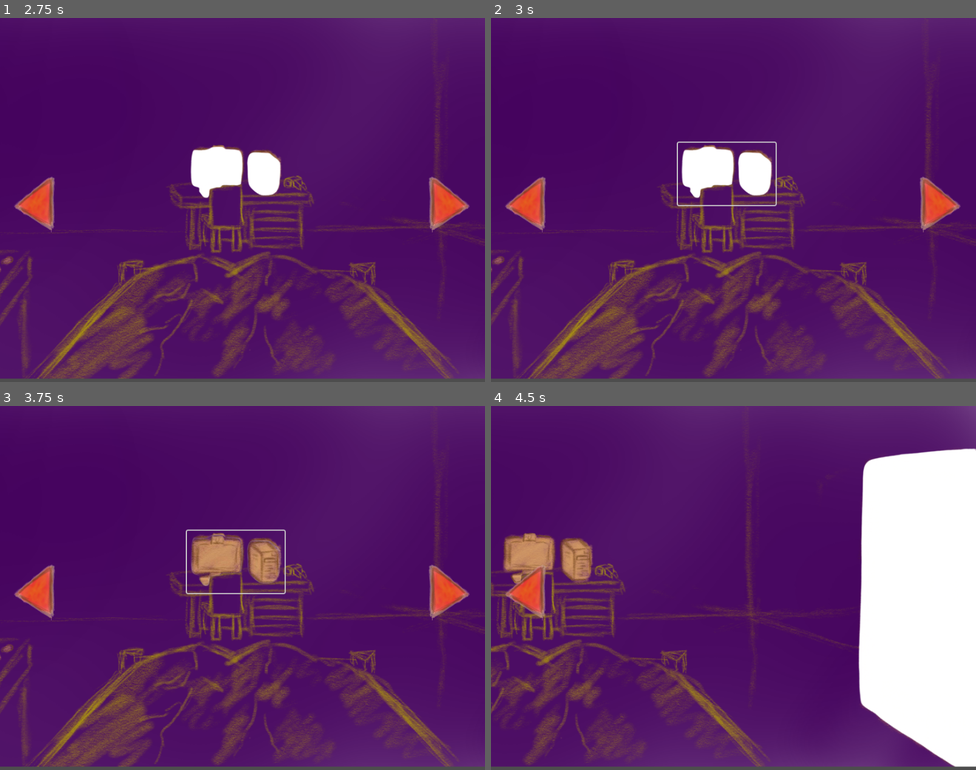
Above: before the commit, frames 1-4 (two rows, left to right).
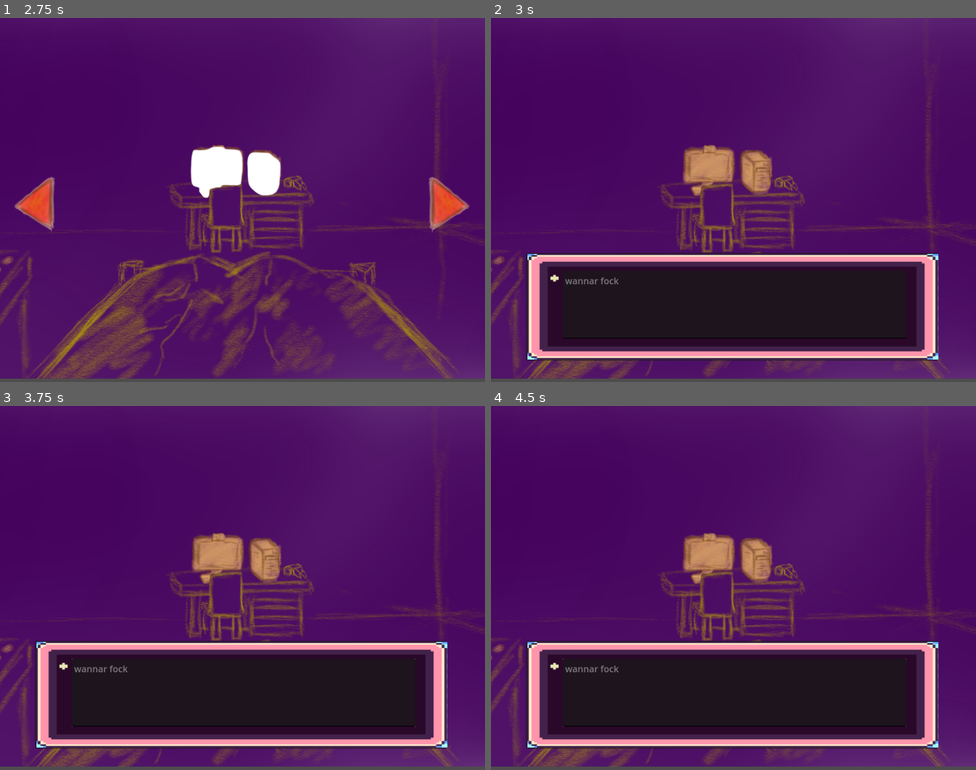
Above: after the commit, the same moments.

Repository: astra-the-boop/mybuttcheeks
Game: Godot game, scene res://scenes/openingCutscene.tscn
The game is run twice, just before and just after one commit, with the same random seed, the same clock (stepped at 60 frames per second) and the same inputs. Before the commit the project starts from res://scenes/game.tscn. Video files are missing from this copy of the repository; at most half a second of black plays in their place.
Inputs (mouse positions are in pixels of both pictures, inside the frame that each line leads up to):
- Up to frame 1 (2.75 s): tap Enter at 0.5, 2 s; tap Space at 1.25 s
- Up to frame 2 (3 s): click (728, 174) at 2.75 s
- Up to frame 3 (3.75 s): click (242, 693) at 3.52 s
- Up to frame 4 (4.5 s): click (942, 591) at 4.27 s

Frame 1 is identical in both runs. In frame 2, 28% of the frame differs, in the area x 2-97%, y 33-95%; in frame 3, 27%; in frame 4, 49%, in the area x 0-100%, y 0-100%.

Commit message:
FUCKNIG DIALOUGE BOXgit add --all! fianlly figured that shit out; also slight update in README.md

Diff:
--- a/project.godot
+++ b/project.godot
@@ -11,7 +11,7 @@
 [application]
 
 config/name="project"
-run/main_scene="res://scenes/game.tscn"
+run/main_scene="res://scenes/openingCutscene.tscn"
 config/features=PackedStringArray("4.2", "Forward Plus")
 config/icon="res://icon.svg"
 
--- a/scenes/game.tscn
+++ b/scenes/openingCutscene.tscn
@@ -1,19 +1,19 @@
 [gd_scene load_steps=4 format=3 uid="uid://c6xwoykjyt2r"]
 
-[ext_resource type="Script" path="res://scenes/game.gd" id="1_4bhtm"]
-[ext_resource type="VideoStream" path="res://assets/Opening Cutscene.ogv" id="1_8gn72"]
+[ext_resource type="Script" path="res://scenes/game.gd" id="1_gnwka"]
+[ext_resource type="VideoStream" path="res://assets/Opening Cutscene.ogv" id="2_6mag2"]
 
 [sub_resource type="GDScript" id="GDScript_s5qay"]
 
-[node name="game" type="Node2D"]
-script = ExtResource("1_4bhtm")
+[node name="openingCutscene" type="Node2D"]
+script = ExtResource("1_gnwka")
 
 [node name="VideoStreamPlayer" type="VideoStreamPlayer" parent="."]
 offset_left = 2.0
 offset_top = -5.0
 offset_right = 865.0
 offset_bottom = 643.0
-stream = ExtResource("1_8gn72")
+stream = ExtResource("2_6mag2")
 autoplay = true
 expand = true
 script = SubResource("GDScript_s5qay")
--- a/scenes/room.tscn
+++ b/scenes/room.tscn
@@ -13,6 +13,7 @@
 [ext_resource type="Texture2D" uid="uid://bhlro3yajgbtr" path="res://assets/roomScene_painkillers.png" id="11_d76et"]
 [ext_resource type="Theme" uid="uid://c7w66xgrcwpg" path="res://assets/roomScene_closet.tres" id="12_ufgcs"]
 [ext_resource type="Texture2D" uid="uid://d0ccpc2qw6h4r" path="res://assets/roomScene_closet.png" id="13_r2f8x"]
+[ext_resource type="Texture2D" uid="uid://dlbx2n1fxrqvf" path="res://assets/[PLACEHOLDER] dialougeBox.jpeg" id="14_67enf"]
 
 [sub_resource type="GDScript" id="GDScript_14laa"]
 script/source = "extends Node2D
@@ -22,13 +23,17 @@
 var lookIndex = 0
 
 ## ASSIGN OBJECTS TO VARIABLES
+@onready var GUI = $GUI
+@onready var foreground = $foreground
 @onready var ButtonRight = $GUI/ButtonRight
 @onready var ButtonLeft = $GUI/ButtonLeft
 @onready var roomBackground = $background
-@onready var computer = $computer
-@onready var alarm = $alarm
-@onready var painkillers = $painkillers
-@onready var closet = $closet
+@onready var computer = $foreground/computer
+@onready var alarm = $foreground/alarm
+@onready var painkillers = $foreground/painkillers
+@onready var closet = $foreground/closet
+@onready var dialouge = $dialougeBox
+@onready var dialougeText = $dialougeBox/TextEdit
 
 
 ## GUI
@@ -95,9 +100,35 @@
 		closet.set_visible(false)
 
 
+## DIALOUGE DIES THE LOUGE!!!!
+func dialougeBox_open() -> void:
+	dialouge.set_visible(true)
+	GUI.set_visible(false)
+	foreground.set_visible(false)
+
+func change_dialouge_text(text):
+	dialougeText.text = text
+
+func dialougeBox_pressed() -> void:
+	dialouge.set_visible(false)
+	GUI.set_visible(true)
+	foreground.set_visible(true)
+
+## OBJECTS DO SHIT YIPEE
+func computer_selected() -> void:
+	dialougeBox_open()
+	change_dialouge_text(\"wannar fock\")
+
+func alarm_selected() -> void:
+	dialougeBox_open()
+	change_dialouge_text(\"\"\"in the stripped club. straight up 'jorking it'. and by 'it', haha, well let's justr say my peanits\"\"\")
+
 func _ready():
 	ButtonRight.button_down.connect(button_right_pressed)
 	ButtonLeft.button_down.connect(button_left_pressed)
+	computer.button_down.connect(computer_selected)
+	alarm.button_down.connect(alarm_selected)
+	dialouge.button_down.connect(dialougeBox_pressed)
 
 # Called every frame. 'delta' is the elapsed time since the previous frame.
 func _process(delta):
@@ -178,43 +209,77 @@
 scale = Vector2(0.650335, 0.643)
 texture = ExtResource("1_g3i7d")
 
-[node name="computer" type="Button" parent="."]
-offset_left = 333.0
-offset_top = 222.0
-offset_right = 507.0
-offset_bottom = 333.0
+[node name="foreground" type="Node2D" parent="."]
+position = Vector2(128, 450)
+
+[node name="computer" type="Button" parent="foreground"]
+offset_left = 205.0
+offset_top = -228.0
+offset_right = 379.0
+offset_bottom = -117.0
 mouse_default_cursor_shape = 2
 theme = ExtResource("6_50vo6")
 theme_override_styles/normal = SubResource("StyleBoxTexture_s208m")
 theme_override_styles/hover = SubResource("StyleBoxTexture_xsb12")
 
-[node name="alarm" type="Button" parent="."]
-visible = false
-offset_left = -2.0
-offset_top = 477.0
-offset_right = 145.0
-offset_bottom = 639.0
+[node name="alarm" type="Button" parent="foreground"]
+visible = false
+offset_left = -130.0
+offset_top = 27.0
+offset_right = 17.0
+offset_bottom = 189.0
 theme = ExtResource("8_b0c7u")
 theme_override_styles/normal = SubResource("StyleBoxTexture_fs451")
 theme_override_styles/hover = SubResource("StyleBoxTexture_butfe")
 
-[node name="painkillers" type="Button" parent="."]
-visible = false
-offset_left = 130.0
-offset_top = 370.0
-offset_right = 405.0
-offset_bottom = 574.0
+[node name="painkillers" type="Button" parent="foreground"]
+visible = false
+offset_left = 2.0
+offset_top = -80.0
+offset_right = 277.0
+offset_bottom = 124.0
 theme = ExtResource("10_61ktj")
 theme_override_styles/normal = SubResource("StyleBoxTexture_ihmrj")
 theme_override_styles/hover = SubResource("StyleBoxTexture_cmeo1")
 
-[node name="closet" type="Button" parent="."]
-visible = false
-offset_left = 621.0
-offset_top = 35.0
-offset_right = 865.0
-offset_bottom = 642.0
+[node name="closet" type="Button" parent="foreground"]
+visible = false
+offset_left = 493.0
+offset_top = -415.0
+offset_right = 737.0
+offset_bottom = 192.0
 mouse_default_cursor_shape = 2
 theme = ExtResource("12_ufgcs")
 theme_override_styles/normal = SubResource("StyleBoxTexture_as1xp")
 theme_override_styles/hover = SubResource("StyleBoxTexture_tlttq")
+
+[node name="dialougeBox" type="Button" parent="."]
+visible = false
+offset_left = 62.0
+offset_top = 418.0
+offset_right = 797.0
+offset_bottom = 610.0
+mouse_default_cursor_shape = 3
+
+[node name="dialougeBox2" type="Sprite2D" parent="dialougeBox"]
+z_index = 90
+position = Vector2(369, 96)
+scale = Vector2(0.603669, 0.369608)
+texture = ExtResource("14_67enf")
+
+[node name="TextEdit" type="TextEdit" parent="dialougeBox"]
+z_index = 95
+offset_left = 66.0
+offset_top = 32.0
+offset_right = 678.0
+offset_bottom = 153.0
+placeholder_text = "FUCK YOU, NEXT!"
+editable = false
+context_menu_enabled = false
+shortcut_keys_enabled = false
+selecting_enabled = false
+deselect_on_focus_loss_enabled = false
+drag_and_drop_selection_enabled = false
+virtual_keyboard_enabled = false
+middle_mouse_paste_enabled = false
+wrap_mode = 1
Not shown: 1 places in game.tscn that only renumber resources
Not shown: 1 places in scenes/room.tscn that only renumber resources
Not shown, changed: README.md
